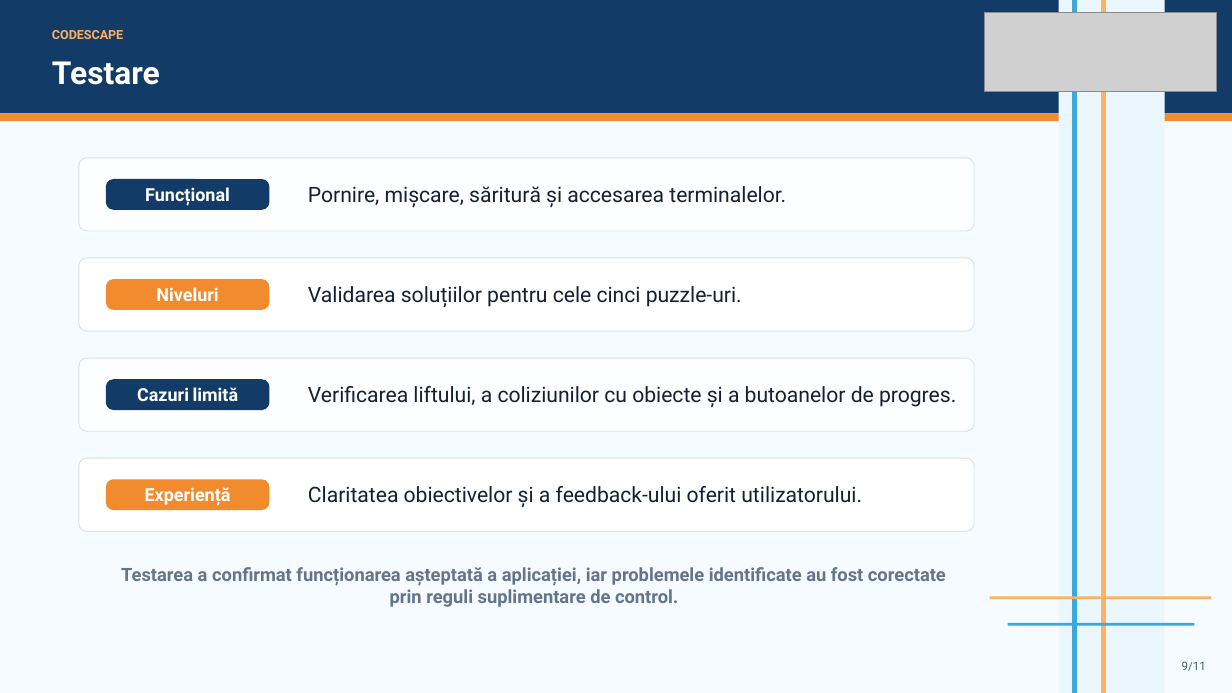
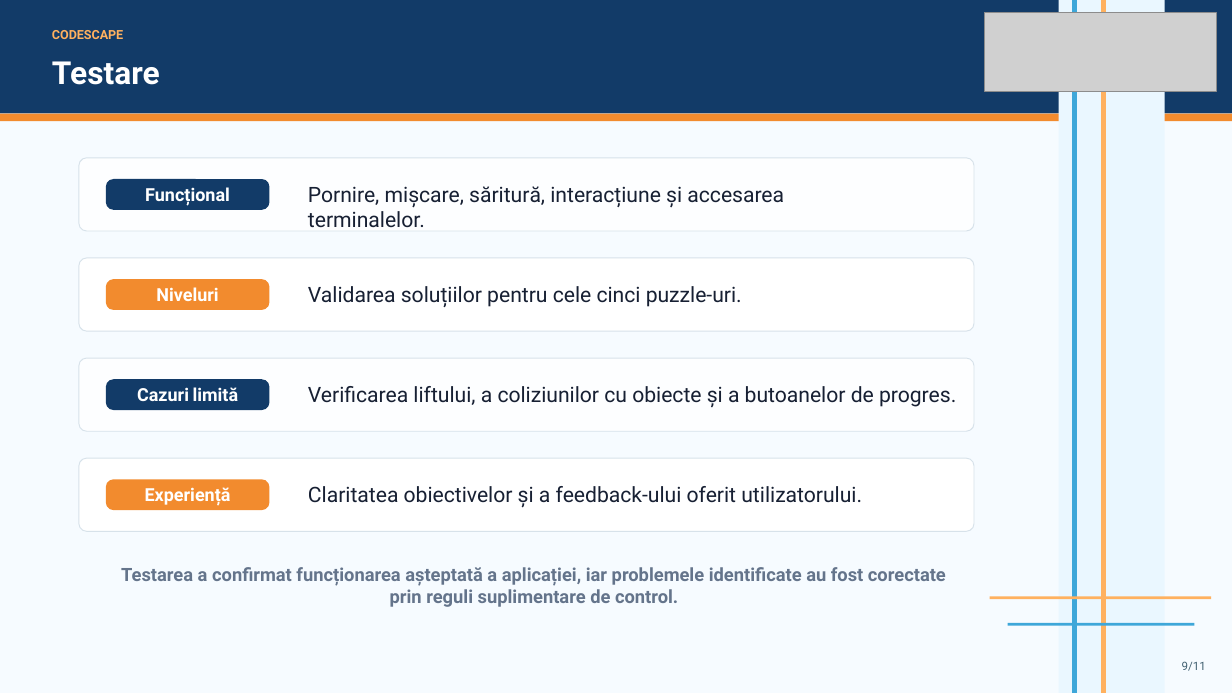
Before and after one commit to jurcaade/Lucrare-scrisa, a slide deck: slide 9 of CodeScape.pptx. Drawn at 1232x693 pixels with LibreOffice and Linux fonts; fonts in the diff are those of the drawing; grey boxes stand for pictures. Boxes give left, top, right and bottom in pixels: in the first picture for what was removed or moved away, otherwise in the second. Text is boxed around its words. In the diff, an @@ line names an element or a change of style, - is before the commit and + after.

```diff
--- a/CodeScape.pptx
+++ b/CodeScape.pptx
@@ text at (x1=308, y1=186, x2=784, y2=228): text changed @@
-Pornire, mișcare, săritură și accesarea terminalelor.
+Pornire, mișcare, săritură, interacțiune și accesarea terminalelor.
```
Also in this commit, not shown: 5 other slides changed.
